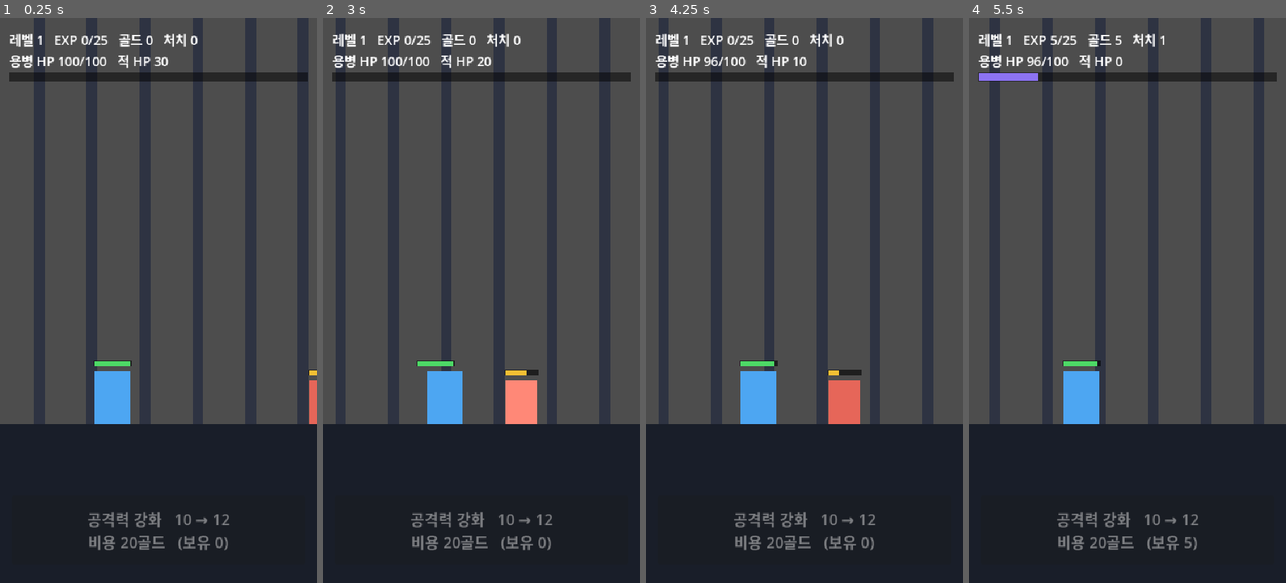
Above: before the commit, frames 1-4 (left to right).
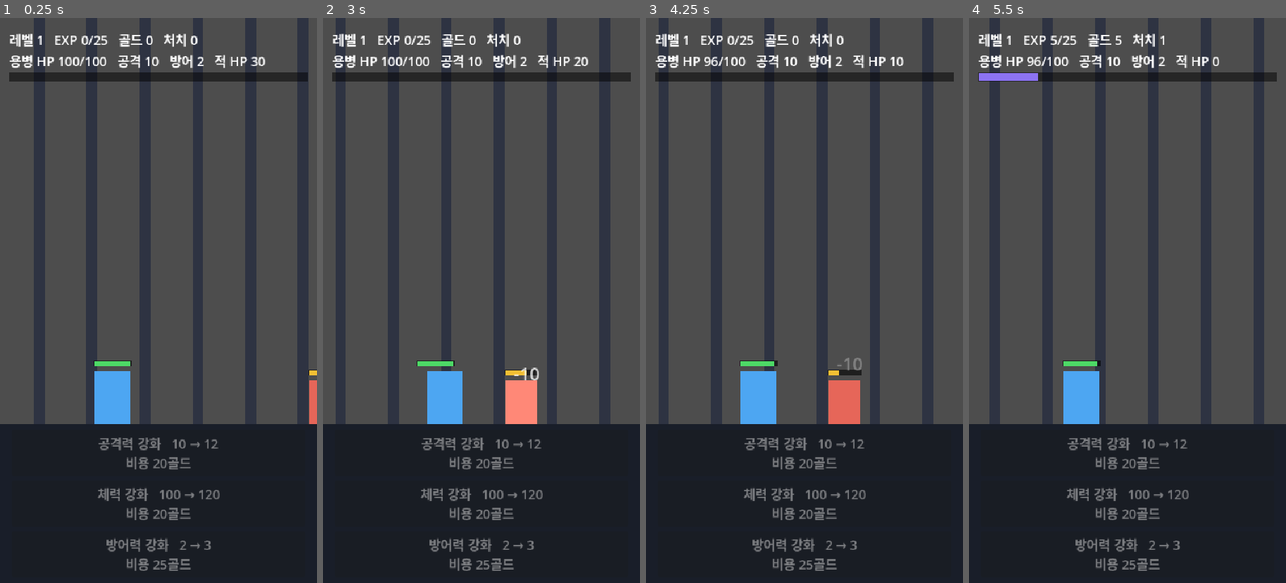
Above: after the commit, the same moments.

Repository: BN8624/unknown
Game: Godot game, scene res://Battle.tscn
Same seed, same stepped clock (60 frames per second), same inputs: the game is played once before the commit and once after it.
Inputs:
- Up to frame 1 (0.25 s): no input
- Up to frame 2 (3 s): tap Enter at 2.75 s
- Up to frame 3 (4.25 s): no input
- Up to frame 4 (5.5 s): no input

The runs differ from the first frame. In frame 1, 2.6% of the frame differs, in the area x 27-84%, y 6-98%; in frame 2, 2.7%; in frame 3, 2.7%; in frame 4, 2.6%.

Commit message:
feat: TASK_004 체력·방어력 강화 성장 루프 구현
체력 강화(+20, 최대·현재 함께), 방어력 능력치·강화(+1), 피해 =
공격력−방어력(최소 1), 적 공격력 4→6 상쇄로 기본 피해 4 유지,
강화 버튼 3개·독립 비용, 실제 피해 숫자 표시. 검증을 TASK_002·003·
004 모두 통과해야 종료 0이 되도록 확장.

Co-Authored-By: Claude Opus 4.8 <noreply@anthropic.com>

Diff:
--- a/Battle.gd
+++ b/Battle.gd
@@ -4,10 +4,12 @@
 # ── 밸런스 수치 (조정은 모두 여기서) ──────────────────────────────
 const MERC_MAX_HP := 100
 const MERC_ATK := 10
+const MERC_DEF := 2             # 용병 시작 방어력
 const MERC_INTERVAL := 1.0      # 용병 공격 간격(초)
 
 const ENEMY_MAX_HP := 30
-const ENEMY_ATK := 4
+const ENEMY_ATK := 6            # 방어력 2 도입 상쇄: 6-2=4로 기존 실제 피해 유지
+const ENEMY_DEF := 0            # 일반 적 방어력
 const ENEMY_INTERVAL := 1.5     # 적 공격 간격(초)
 
 const ENEMY_APPROACH_SPEED := 130.0   # 적 접근 속도(px/s)
@@ -28,6 +30,14 @@
 const LEVEL_ATK_GAIN := 1            # 레벨업 1회당 공격력 증가
 const LEVEL_HP_GAIN := 5             # 레벨업 1회당 최대 체력 증가
 
+# ── 성장: 체력·방어력 강화 (TASK_004) ────────────────────────────
+const HP_UPGRADE_AMOUNT := 20
+const HP_UPGRADE_BASE_COST := 20
+const HP_COST_MULTIPLIER := 1.4
+const DEF_UPGRADE_AMOUNT := 1
+const DEF_UPGRADE_BASE_COST := 25
+const DEF_COST_MULTIPLIER := 1.4
+
 # ── 화면/배치 기준 ────────────────────────────────────────────────
 const SCREEN := Vector2(540, 960)
 const MERC_X := 162.0            # 화면 왼쪽 약 30% 지점
@@ -53,10 +63,16 @@
 # 성장 상태
 var gold := 0
 var atk_upgrade_cost := ATK_UPGRADE_BASE_COST
-var upgrade_button: Button
+var hp_upgrade_cost := HP_UPGRADE_BASE_COST
+var def_upgrade_cost := DEF_UPGRADE_BASE_COST
+var atk_button: Button
+var hp_button: Button
+var def_button: Button
 var current_enemy_hits := 0   # 현재 적에게 용병이 가한 타격 수
 var first_hits := 0           # 검증용: 첫 적 처치에 든 타격 수
-var attack_upgrade_count := 0 # 골드 강화 횟수 (레벨업 공격력과 구분)
+var attack_upgrade_count := 0 # 공격력 강화 횟수 (레벨업 공격력과 구분)
+var hp_upgrade_count := 0     # 체력 강화 횟수
+var def_upgrade_count := 0    # 방어력 강화 횟수
 
 # 레벨/경험치 상태
 var level := START_LEVEL
@@ -68,6 +84,10 @@
 # 검증 단계 통과 플래그
 var v_task002 := false
 var v_task003 := false
+var v_damage := false
+var v_hp := false
+var v_def := false
+var v_phase := 0   # 검증 강화 순서: 0=체력, 1=방어력, 2=공격력
 
 
 func _ready() -> void:
@@ -175,7 +195,7 @@
 	merc = {
 		"body": body, "hp_bg": hp_bg, "hp_fill": hp_fill,
 		"max_hp": MERC_MAX_HP, "hp": MERC_MAX_HP,
-		"atk": MERC_ATK, "interval": MERC_INTERVAL, "atk_timer": 0.0,
+		"atk": MERC_ATK, "defense": MERC_DEF, "interval": MERC_INTERVAL, "atk_timer": 0.0,
 		"state": WALK, "base_x": MERC_X,
 	}
 
@@ -203,7 +223,7 @@
 	enemy = {
 		"body": body, "hp_bg": hp_bg, "hp_fill": hp_fill,
 		"max_hp": ENEMY_MAX_HP, "hp": ENEMY_MAX_HP,
-		"atk": ENEMY_ATK, "interval": ENEMY_INTERVAL, "atk_timer": 0.0,
+		"atk": ENEMY_ATK, "defense": ENEMY_DEF, "interval": ENEMY_INTERVAL, "atk_timer": 0.0,
 		"state": WALK,
 	}
 	current_enemy_hits = 0
@@ -234,14 +254,35 @@
 			_kill_merc()
 
 
+func _damage(atk: int, target_def: int) -> int:
+	# 최종 피해 = 공격력 - 대상 방어력, 최소 1
+	return maxi(1, atk - target_def)
+
+
 func _attack(attacker: Dictionary, target: Dictionary) -> void:
-	# 피해량 = 공격력 (이번 작업은 단순 계산, 무작위 없음)
-	target.hp = max(0, target.hp - attacker.atk)
+	var dmg := _damage(attacker.atk, target.defense)
+	target.hp = max(0, target.hp - dmg)
 	if attacker == merc:
 		current_enemy_hits += 1
 	_update_hp_bar(target)
 	_lunge(attacker)
 	_flash(target)
+	_show_damage(target, dmg)
+
+
+func _show_damage(target: Dictionary, dmg: int) -> void:
+	# 실제 피해 숫자를 대상 근처에 잠깐 띄운다 (공격마다 한 번)
+	var b: ColorRect = target.body
+	var lbl := Label.new()
+	lbl.text = "-%d" % dmg
+	lbl.add_theme_font_size_override("font_size", 30)
+	lbl.add_theme_color_override("font_color", Color(1, 1, 1))
+	lbl.position = Vector2(b.position.x + 14, b.position.y - 26)
+	add_child(lbl)
+	var tw := create_tween()
+	tw.tween_property(lbl, "position:y", lbl.position.y - 34, 0.5)
+	tw.parallel().tween_property(lbl, "modulate:a", 0.0, 0.5)
+	tw.tween_callback(lbl.queue_free)
 
 
 func _kill_enemy() -> void:
@@ -315,57 +356,90 @@
 		t2.tween_property(b, "scale", Vector2.ONE, 0.28).set_trans(Tween.TRANS_BACK).set_ease(Tween.EASE_IN)
 
 
-# ── 검증: TASK_002(골드 강화)와 TASK_003(경험치·레벨업)을 모두 확인 ──
+# ── 검증: TASK_002·003·004 를 모두 확인 ──────────────────────────
+func _vfail(msg: String) -> void:
+	print("[VERIFY] FAIL ", msg)
+	get_tree().quit(1)
+
+
 func _verify_step(hits: int) -> void:
 	if first_hits == 0:
 		first_hits = hits
-	# 불변식: 공격력·최대 체력이 강화/레벨 누적과 정확히 일치하는가
+	# 불변식: 공격력·최대 체력·방어력이 누적 공식과 정확히 일치하는가
 	var levelups := level - START_LEVEL
 	var expect_atk := MERC_ATK + attack_upgrade_count * ATK_UPGRADE_AMOUNT + levelups * LEVEL_ATK_GAIN
-	var expect_maxhp := MERC_MAX_HP + levelups * LEVEL_HP_GAIN
+	var expect_maxhp := MERC_MAX_HP + hp_upgrade_count * HP_UPGRADE_AMOUNT + levelups * LEVEL_HP_GAIN
+	var expect_def := MERC_DEF + def_upgrade_count * DEF_UPGRADE_AMOUNT
 	if merc.atk != expect_atk:
-		print("[VERIFY] FAIL atk=%d expected=%d (강화=%d 레벨업=%d)" % [merc.atk, expect_atk, attack_upgrade_count, levelups])
-		get_tree().quit(1)
-		return
+		_vfail("atk=%d expected=%d (강화=%d 레벨업=%d)" % [merc.atk, expect_atk, attack_upgrade_count, levelups]); return
 	if merc.max_hp != expect_maxhp:
-		print("[VERIFY] FAIL maxhp=%d expected=%d (레벨업=%d)" % [merc.max_hp, expect_maxhp, levelups])
-		get_tree().quit(1)
-		return
-	print("[VERIFY] xp kill=%d level=%d exp=%d/%d atk=%d gold=%d" % [kill_count, level, exp, _exp_to_next(level), merc.atk, gold])
+		_vfail("maxhp=%d expected=%d (체력강화=%d 레벨업=%d)" % [merc.max_hp, expect_maxhp, hp_upgrade_count, levelups]); return
+	if merc.defense != expect_def:
+		_vfail("def=%d expected=%d (방어강화=%d)" % [merc.defense, expect_def, def_upgrade_count]); return
+
+	# 피해 계산 함수 검증 (한 번)
+	if not v_damage:
+		if _damage(ENEMY_ATK, MERC_DEF) == 4 and _damage(ENEMY_ATK, MERC_DEF + 1) == 3 and _damage(4, 10) == 1:
+			v_damage = true
+			print("[VERIFY] damage PASS 6-2=4, 6-3=3, min=1")
+		else:
+			_vfail("damage calc 6-2=%d 6-3=%d 4-10=%d" % [_damage(ENEMY_ATK, MERC_DEF), _damage(ENEMY_ATK, MERC_DEF + 1), _damage(4, 10)]); return
+
+	print("[VERIFY] kill=%d lv=%d exp=%d/%d atk=%d def=%d maxhp=%d hp=%d gold=%d" % [kill_count, level, exp, _exp_to_next(level), merc.atk, merc.defense, merc.max_hp, merc.hp, gold])
 
 	# TASK_003: 첫 레벨업 상태 확인
 	if not v_task003 and level >= START_LEVEL + 1:
-		var ok: bool = level == 2 and exp == 0 and _exp_to_next(level) == 30 \
-			and merc.max_hp == MERC_MAX_HP + LEVEL_HP_GAIN and merc.hp == merc.max_hp
+		var ok: bool = level == 2 and exp == 0 and _exp_to_next(level) == 30 and merc.hp == merc.max_hp
 		if not ok:
-			print("[VERIFY] FAIL levelup level=%d exp=%d next=%d maxhp=%d hp=%d" % [level, exp, _exp_to_next(level), merc.max_hp, merc.hp])
-			get_tree().quit(1)
-			return
+			_vfail("levelup level=%d exp=%d next=%d hp=%d/%d" % [level, exp, _exp_to_next(level), merc.hp, merc.max_hp]); return
 		v_task003 = true
-		print("[VERIFY] task003 PASS level=2 exp=0/30 maxhp=%d hp=%d atk=%d(직전+1)" % [merc.max_hp, merc.hp, merc.atk])
-
-	# TASK_002: 골드 강화 (수식 검증) → 더 적은 타격으로 처치
-	while gold >= atk_upgrade_cost:
-		var g0 := gold
-		var a0: int = merc.atk
-		var c0 := atk_upgrade_cost
-		_do_upgrade()
-		if gold != g0 - c0 or merc.atk != a0 + ATK_UPGRADE_AMOUNT or atk_upgrade_cost != int(round(c0 * ATK_COST_MULTIPLIER)):
-			print("[VERIFY] FAIL upgrade math gold=%d atk=%d cost=%d" % [gold, merc.atk, atk_upgrade_cost])
-			get_tree().quit(1)
-			return
-		print("[VERIFY] upgrade -> atk=%d cost=%d gold=%d 강화횟수=%d" % [merc.atk, atk_upgrade_cost, gold, attack_upgrade_count])
-	if not v_task002 and attack_upgrade_count >= 1 and hits < first_hits:
+		print("[VERIFY] task003 PASS level=2 exp=0/30 완전회복 hp=%d" % merc.hp)
+
+	# TASK_002: 공격력 강화 2회 이상 한 상태에서 더 적은 타격으로 처치
+	if not v_task002 and attack_upgrade_count >= 2 and hits < first_hits:
 		v_task002 = true
-		print("[VERIFY] task002 PASS 강화=%d hits=%d(<%d) atk=%d" % [attack_upgrade_count, hits, first_hits, merc.atk])
-
-	# 두 검증 모두 통과해야 종료 코드 0
-	if v_task002 and v_task003:
-		print("[VERIFY] ALL PASS kills=%d level=%d atk=%d maxhp=%d" % [kill_count, level, merc.atk, merc.max_hp])
+		print("[VERIFY] task002 PASS 공격강화=%d hits=%d(<%d) atk=%d" % [attack_upgrade_count, hits, first_hits, merc.atk])
+
+	# 강화 순서: 0=체력 1회 → 1=방어력 1회 → 2=공격력 여러 번
+	if v_phase == 0:
+		if gold >= hp_upgrade_cost:
+			var g0 := gold
+			var mh0: int = merc.max_hp
+			var hp0: int = merc.hp
+			var c0 := hp_upgrade_cost
+			_do_hp_upgrade()
+			if gold != g0 - c0 or merc.max_hp != mh0 + HP_UPGRADE_AMOUNT or merc.hp != mini(hp0 + HP_UPGRADE_AMOUNT, merc.max_hp) or hp_upgrade_cost != int(round(c0 * HP_COST_MULTIPLIER)) or hp_upgrade_count != 1:
+				_vfail("hp upgrade gold=%d maxhp=%d hp=%d(was %d/%d) cost=%d" % [gold, merc.max_hp, merc.hp, hp0, mh0, hp_upgrade_cost]); return
+			v_hp = true
+			v_phase = 1
+			print("[VERIFY] task004 hp PASS maxhp %d→%d hp %d→%d cost→%d" % [mh0, merc.max_hp, hp0, merc.hp, hp_upgrade_cost])
+	elif v_phase == 1:
+		if gold >= def_upgrade_cost:
+			var g0 := gold
+			var d0: int = merc.defense
+			var c0 := def_upgrade_cost
+			_do_def_upgrade()
+			if gold != g0 - c0 or merc.defense != d0 + DEF_UPGRADE_AMOUNT or def_upgrade_cost != int(round(c0 * DEF_COST_MULTIPLIER)) or def_upgrade_count != 1 or _damage(ENEMY_ATK, merc.defense) != 3:
+				_vfail("def upgrade def=%d 적피해=%d cost=%d" % [merc.defense, _damage(ENEMY_ATK, merc.defense), def_upgrade_cost]); return
+			v_def = true
+			v_phase = 2
+			print("[VERIFY] task004 def PASS def %d→%d 적피해 4→%d cost→%d" % [d0, merc.defense, _damage(ENEMY_ATK, merc.defense), def_upgrade_cost])
+	else:
+		while gold >= atk_upgrade_cost:
+			var g0 := gold
+			var a0: int = merc.atk
+			var c0 := atk_upgrade_cost
+			_do_atk_upgrade()
+			if gold != g0 - c0 or merc.atk != a0 + ATK_UPGRADE_AMOUNT or atk_upgrade_cost != int(round(c0 * ATK_COST_MULTIPLIER)):
+				_vfail("atk upgrade gold=%d atk=%d cost=%d" % [gold, merc.atk, atk_upgrade_cost]); return
+			print("[VERIFY] atk upgrade -> atk=%d cost=%d gold=%d 강화횟수=%d" % [merc.atk, atk_upgrade_cost, gold, attack_upgrade_count])
+
+	# 모든 검증 통과 시 종료 코드 0
+	if v_damage and v_hp and v_def and v_task002 and v_task003:
+		print("[VERIFY] ALL PASS kills=%d lv=%d atk=%d def=%d maxhp=%d" % [kill_count, level, merc.atk, merc.defense, merc.max_hp])
 		get_tree().quit(0)
-	if kill_count >= 80:
-		print("[VERIFY] FAIL incomplete task002=%s task003=%s kills=%d" % [str(v_task002), str(v_task003), kill_count])
-		get_tree().quit(1)
+	if kill_count >= 120:
+		_vfail("incomplete dmg=%s hp=%s def=%s t002=%s t003=%s kills=%d" % [str(v_damage), str(v_hp), str(v_def), str(v_task002), str(v_task003), kill_count])
 
 
 func _kill_merc() -> void:
@@ -429,7 +503,9 @@
 		return
 	var f: Font = load(path)
 	status_label.add_theme_font_override("font", f)
-	upgrade_button.add_theme_font_override("font", f)
+	atk_button.add_theme_font_override("font", f)
+	hp_button.add_theme_font_override("font", f)
+	def_button.add_theme_font_override("font", f)
 	levelup_label.add_theme_font_override("font", f)
 
 
@@ -473,39 +549,79 @@
 	if not enemy.is_empty():
 		enemy_hp = enemy.hp
 	var need := _exp_to_next(level)
-	status_label.text = "레벨 %d   EXP %d/%d   골드 %d   처치 %d\n용병 HP %d/%d   적 HP %d" % [level, exp, need, gold, kill_count, merc.hp, merc.max_hp, enemy_hp]
+	status_label.text = "레벨 %d   EXP %d/%d   골드 %d   처치 %d\n용병 HP %d/%d   공격 %d   방어 %d   적 HP %d" % [level, exp, need, gold, kill_count, merc.hp, merc.max_hp, merc.atk, merc.defense, enemy_hp]
 	if exp_fill != null:
 		exp_fill.size.x = 504.0 * clampf(float(exp) / float(need), 0.0, 1.0)
 
 
-# ── 골드 강화 (TASK_002) ─────────────────────────────────────────
+# ── 골드 강화: 공격력·체력·방어력 (TASK_002·004) ─────────────────
 func _build_upgrade_ui() -> void:
-	upgrade_button = Button.new()
-	upgrade_button.position = Vector2(20, 812)
-	upgrade_button.size = Vector2(500, 116)
-	upgrade_button.add_theme_font_size_override("font_size", 26)
-	upgrade_button.pressed.connect(_on_upgrade_pressed)
-	add_child(upgrade_button)
+	atk_button = _make_upgrade_button(700.0, _on_atk_pressed)
+	hp_button = _make_upgrade_button(786.0, _on_hp_pressed)
+	def_button = _make_upgrade_button(872.0, _on_def_pressed)
 	_update_upgrade_ui()
 
 
+func _make_upgrade_button(y: float, cb: Callable) -> Button:
+	var b := Button.new()
+	b.position = Vector2(20, y)
+	b.size = Vector2(500, 78)
+	b.add_theme_font_size_override("font_size", 22)
+	b.pressed.connect(cb)
+	add_child(b)
+	return b
+
+
 func _update_upgrade_ui() -> void:
-	if upgrade_button == null:
-		return
-	var cur_atk: int = merc.atk if not merc.is_empty() else MERC_ATK
-	upgrade_button.text = "공격력 강화   %d → %d\n비용 %d골드   (보유 %d)" % [cur_atk, cur_atk + ATK_UPGRADE_AMOUNT, atk_upgrade_cost, gold]
-	upgrade_button.disabled = gold < atk_upgrade_cost
-
-
-func _on_upgrade_pressed() -> void:
-	if gold < atk_upgrade_cost:
-		return
-	_do_upgrade()
-
-
-func _do_upgrade() -> void:
+	if atk_button == null:
+		return
+	var atk: int = merc.atk if not merc.is_empty() else MERC_ATK
+	var mhp: int = merc.max_hp if not merc.is_empty() else MERC_MAX_HP
+	var df: int = merc.defense if not merc.is_empty() else MERC_DEF
+	atk_button.text = "공격력 강화   %d → %d\n비용 %d골드" % [atk, atk + ATK_UPGRADE_AMOUNT, atk_upgrade_cost]
+	atk_button.disabled = gold < atk_upgrade_cost
+	hp_button.text = "체력 강화   %d → %d\n비용 %d골드" % [mhp, mhp + HP_UPGRADE_AMOUNT, hp_upgrade_cost]
+	hp_button.disabled = gold < hp_upgrade_cost
+	def_button.text = "방어력 강화   %d → %d\n비용 %d골드" % [df, df + DEF_UPGRADE_AMOUNT, def_upgrade_cost]
+	def_button.disabled = gold < def_upgrade_cost
+
+
+func _on_atk_pressed() -> void:
+	if gold >= atk_upgrade_cost:
+		_do_atk_upgrade()
+
+
+func _on_hp_pressed() -> void:
+	if gold >= hp_upgrade_cost:
+		_do_hp_upgrade()
+
+
+func _on_def_pressed() -> void:
+	if gold >= def_upgrade_cost:
+		_do_def_upgrade()
+
+
+func _do_atk_upgrade() -> void:
 	gold -= atk_upgrade_cost
 	merc.atk += ATK_UPGRADE_AMOUNT
 	atk_upgrade_cost = int(round(atk_upgrade_cost * ATK_COST_MULTIPLIER))
 	attack_upgrade_count += 1
 	_update_upgrade_ui()
+
+
+func _do_hp_upgrade() -> void:
+	gold -= hp_upgrade_cost
+	merc.max_hp += HP_UPGRADE_AMOUNT
+	merc.hp = mini(merc.hp + HP_UPGRADE_AMOUNT, merc.max_hp)  # 잃은 체력 유지, 완전 회복 아님
+	hp_upgrade_cost = int(round(hp_upgrade_cost * HP_COST_MULTIPLIER))
+	hp_upgrade_count += 1
+	_update_hp_bar(merc)
+	_update_upgrade_ui()
+
+
+func _do_def_upgrade() -> void:
+	gold -= def_upgrade_cost
+	merc.defense += DEF_UPGRADE_AMOUNT
+	def_upgrade_cost = int(round(def_upgrade_cost * DEF_COST_MULTIPLIER))
+	def_upgrade_count += 1
+	_update_upgrade_ui()
Not shown, changed: HANDOFF.md
Not shown, changed: checklist.md
Not shown, changed: context-notes.md
